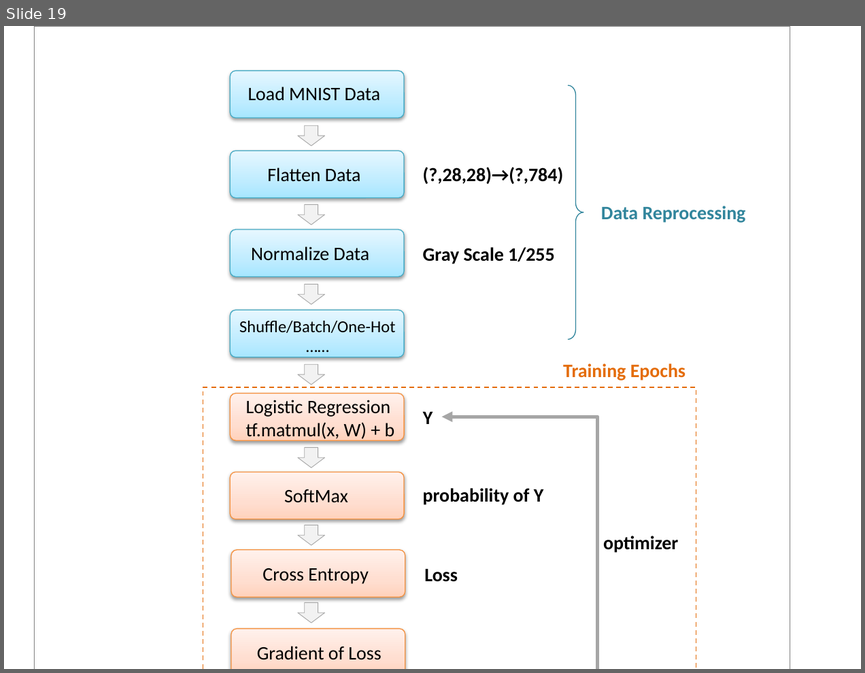
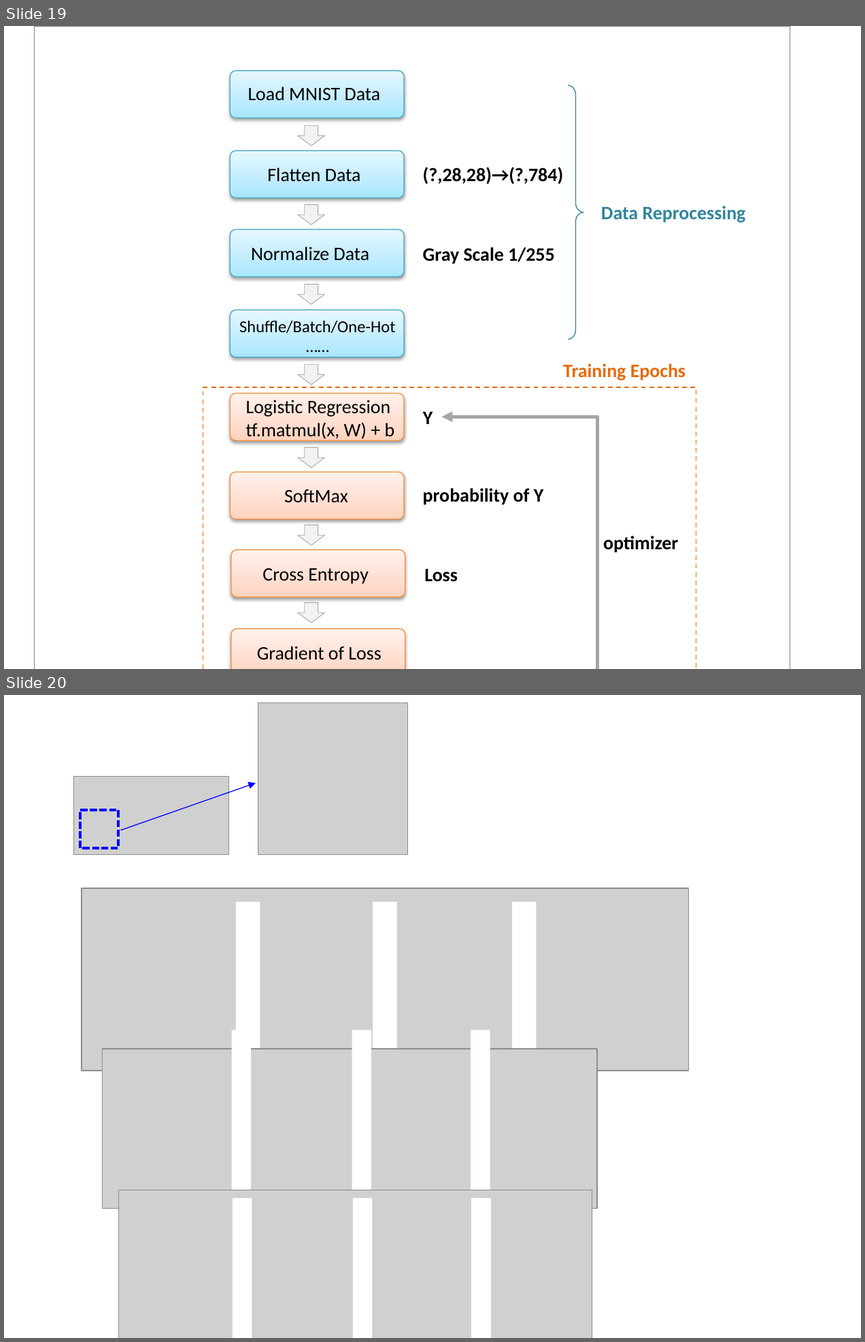
Before and after one commit to zhamppx97/TensorFlow.NET-Tutorials, a slide deck: ppt/tf.reduce_mean.pptx. Shown one above the other, each under a label of ours: slide 19 before the commit, slides 19 and 20 after it. The pictures are 865x673 and 865x1342 pixels, drawn with LibreOffice and Linux fonts; fonts in the diff are those of the drawing; grey boxes stand for pictures. Boxes give left, top, right and bottom in pixels: in the first picture for what was removed or moved away, otherwise in the second. Text is boxed around its words. In the diff, an @@ line names an element or a change of style, - is before the commit and + after.

```diff
--- a/ppt/tf.reduce_mean.pptx
+++ b/ppt/tf.reduce_mean.pptx
@@ slide 20 added at (4,695,861,1338), background #FFFFFF @@
@@ picture added at (258,702,407,854) @@
@@ picture added at (74,777,228,854) @@
@@ arrow added from (120, 830) to (256, 783), #0000FF 0.75 pt @@
@@ rectangle added at (80,810,119,847), outline #0000FF 2 pt dashed @@
@@ picture added at (82,888,689,1070) @@
@@ rectangle added at (236,902,260,1070), fill #FFFFFF @@
@@ rectangle added at (373,902,396,1070), fill #FFFFFF @@
@@ rectangle added at (512,902,536,1070), fill #FFFFFF @@
@@ rectangle added at (232,1030,252,1198), fill #FFFFFF @@
@@ rectangle added at (352,1030,372,1198), fill #FFFFFF @@
@@ rectangle added at (471,1030,491,1198), fill #FFFFFF @@
@@ picture added at (103,1049,598,1208) @@
@@ picture added at (119,1189,593,1338) @@
@@ rectangle added at (232,1198,252,1338), fill #FFFFFF @@
@@ rectangle added at (353,1198,373,1338), fill #FFFFFF @@
@@ rectangle added at (471,1198,491,1338), fill #FFFFFF @@
```
Also in this commit, not shown: 12 other slides added, 11 other files.
